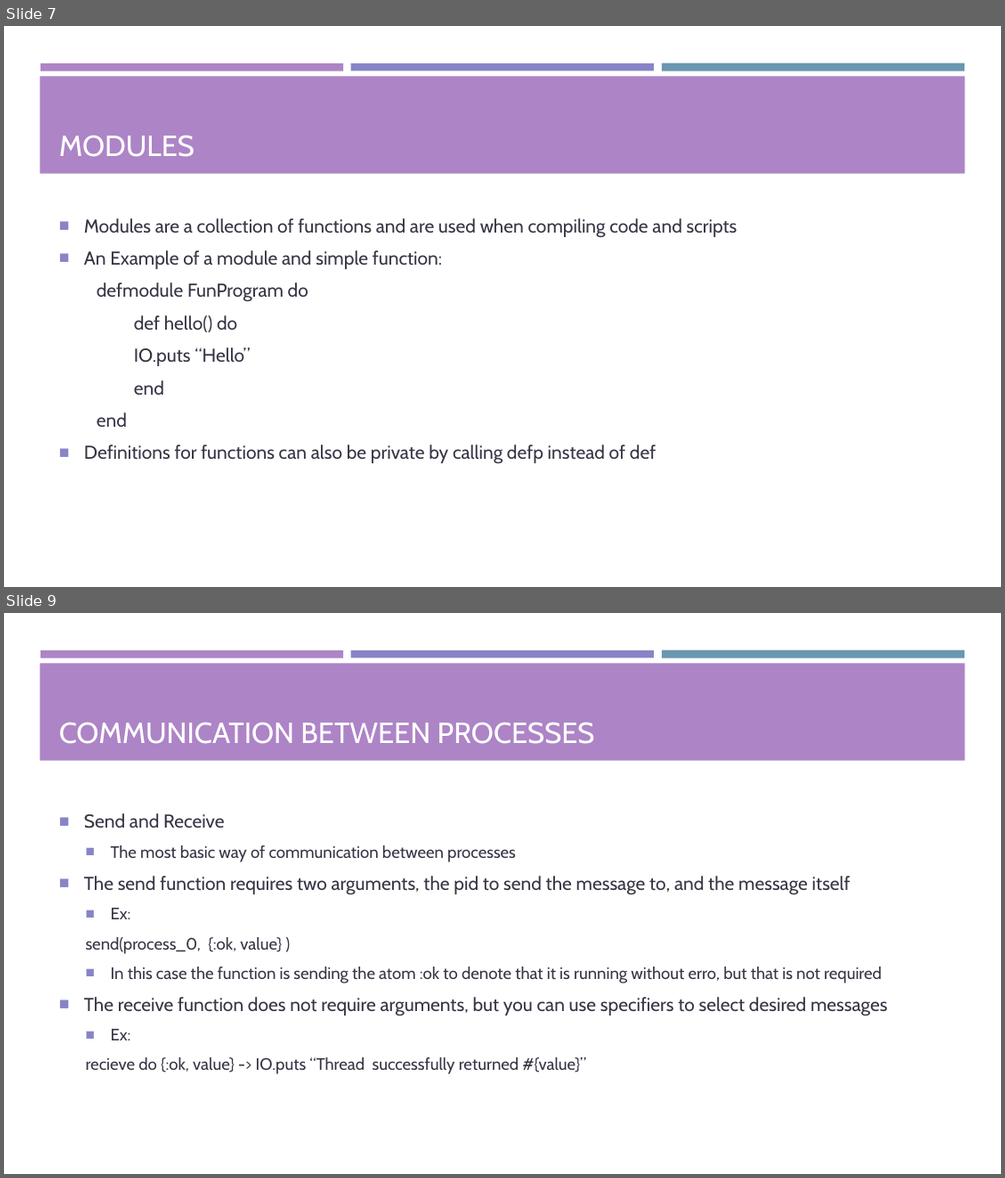
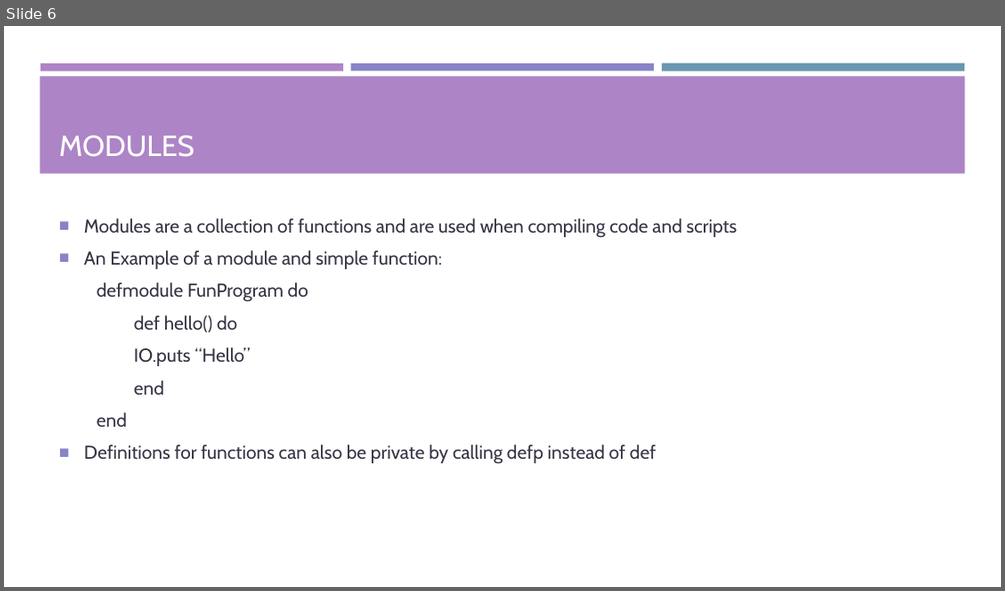
Before and after one commit to Tyl13/CS1645-Project, a slide deck: Presentation.pptx. Shown one above the other, each under a label of ours: slides 7 and 9 before the commit, slide 6 after it; the slides between them are not shown. The pictures are 1005x1178 and 1005x591 pixels, drawn with LibreOffice and Linux fonts; fonts in the diff are those of the drawing. Boxes give left, top, right and bottom in pixels: in the first picture for what was removed or moved away, otherwise in the second. Text is boxed around its words. In the diff, an @@ line names an element or a change of style, - is before the commit and + after.

```diff
--- a/Presentation.pptx
+++ b/Presentation.pptx
@@ slide 9 removed at [4,613,1001,1174], background #FFFFFF; not listed: 4 template elements that a slide beside it also shows @@
@@ title removed at [59,722,595,744] @@
-COMMUNICATION BETWEEN PROCESSES
@@ text removed at [84,813,888,1074] @@
-■ Send and Receive
-  ■ The most basic way of communication between processes
-■ The send function requires two arguments, the pid to send the message to, and the message itself
-  ■ Ex:
-  send(process_0, {:ok, value} )
-  ■ In this case the function is sending the atom :ok to denote that it is running without erro, but that is not required
-■ The receive function does not require arguments, but you can use specifiers to select desired messages
-  ■ Ex:
-  recieve do {:ok, value} -> IO.puts “Thread successfully returned #{value}”
@@ what was slide 7 is now slide 6 @@
```
Also in this commit, not shown: 2 slides changed, 1 slide added, 11 other slides removed.
